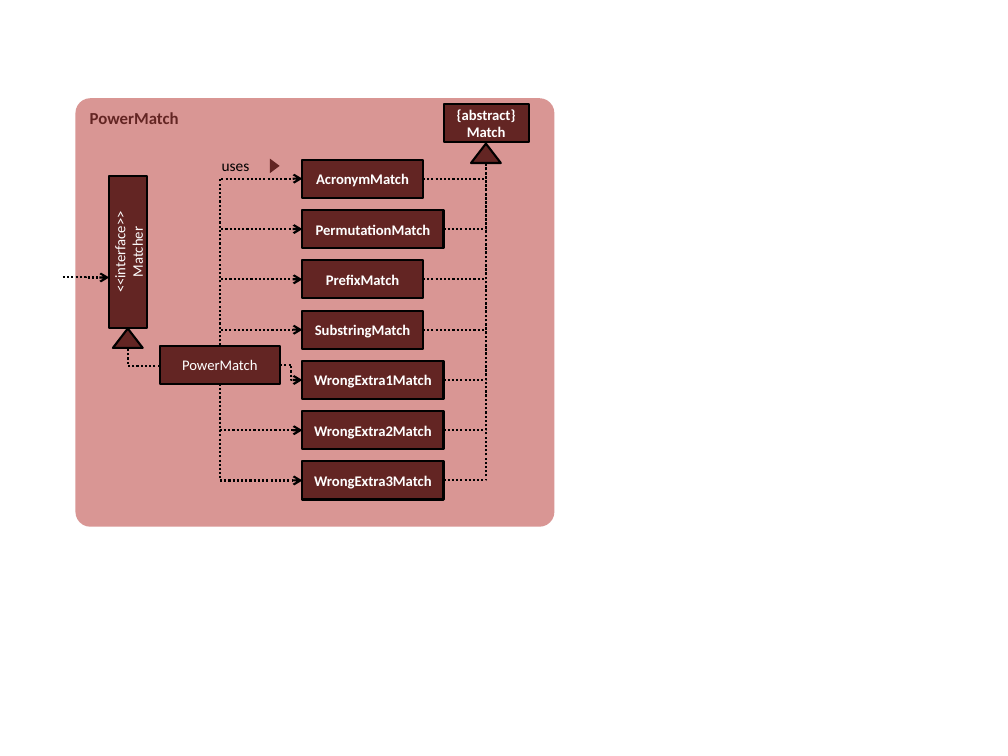
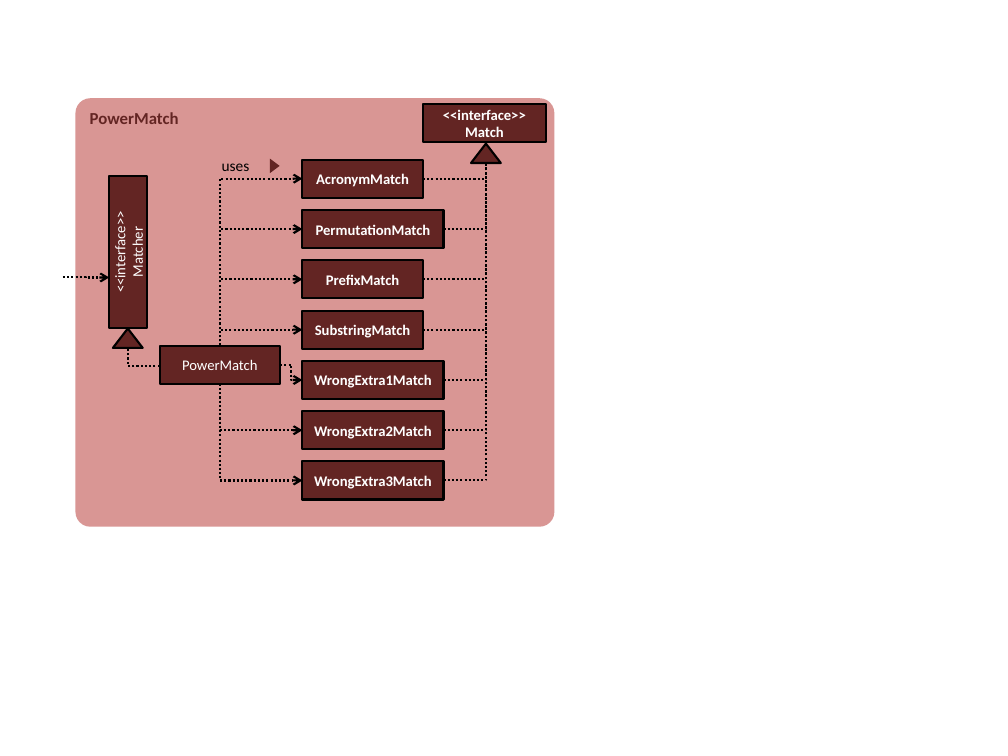
Before and after one commit to CS2103JUN2017-T2/addressbook-level4, a slide deck: slide 1 of docs/diagrams/PowerMatchClassDiagram.pptx. Drawn at 1008x756 pixels with LibreOffice and Linux fonts; fonts in the diff are those of the drawing. Boxes give left, top, right and bottom in pixels: in the first picture for what was removed or moved away, otherwise in the second. Text is boxed around its words. In the diff, an @@ line names an element or a change of style, - is before the commit and + after.

Commit message:
Fix PowerMatch class diagram

```diff
--- a/docs/diagrams/PowerMatchClassDiagram.pptx
+++ b/docs/diagrams/PowerMatchClassDiagram.pptx
@@ rectangle "<<interface>> Match": place and size @@
-rectangle "<<interface>> Match" at (444,104,528,142)
+rectangle "<<interface>> Match" at (423,104,546,142)
@@ text in rectangle at (443,110,526,142): text changed @@
-{abstract}
-Match
+<<interface>>
+Match
```
Also in this commit, not shown: 1 other file.
